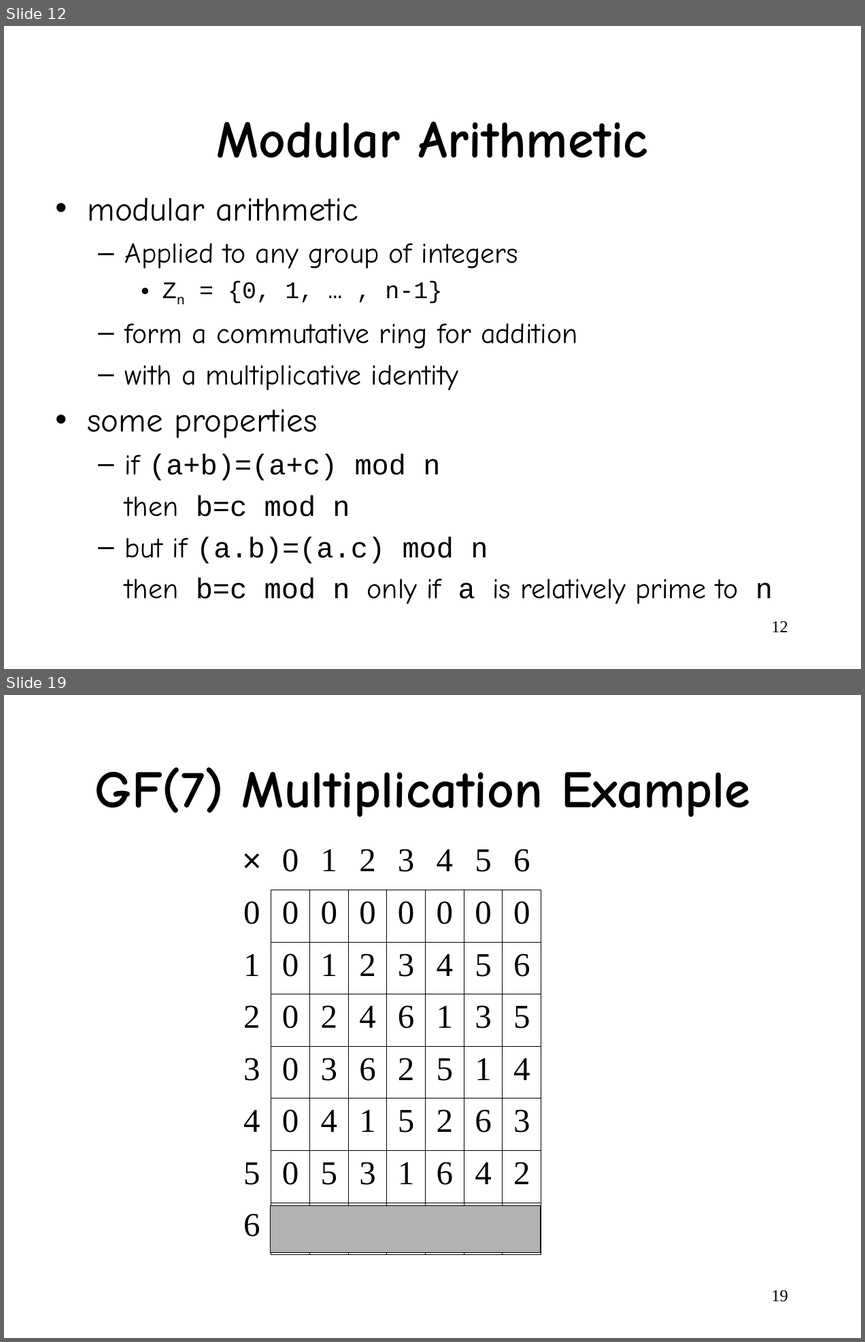
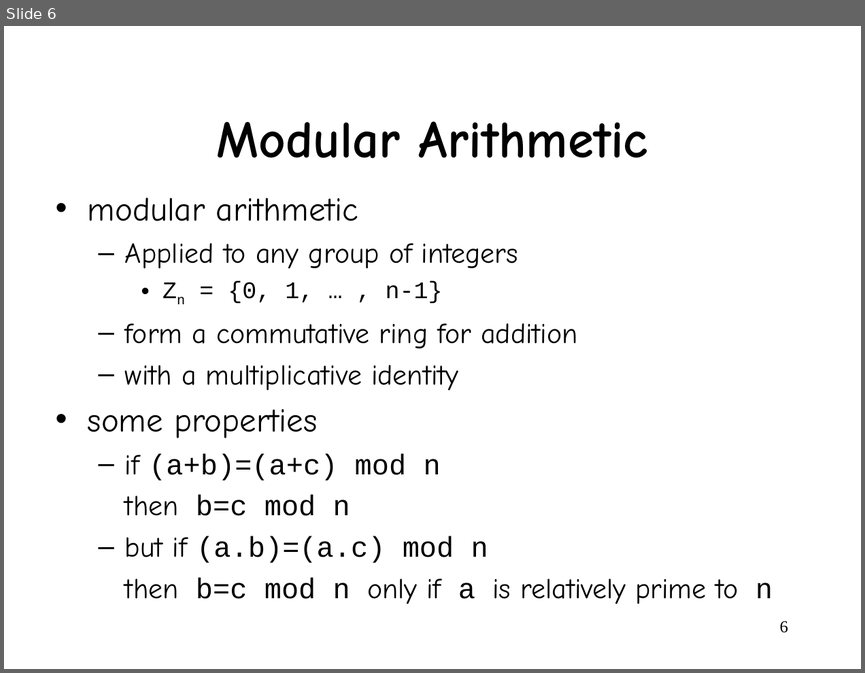
Before and after one commit to wangjin0818/Network_Security, a slide deck: week 04/Chapter 3.ppt. Shown one above the other, each under a label of ours: slides 12 and 19 before the commit, slide 6 after it; the slides between them are not shown. The pictures are 865x1342 and 865x673 pixels, drawn with LibreOffice and Linux fonts; fonts in the diff are those of the drawing. Boxes give left, top, right and bottom in pixels: in the first picture for what was removed or moved away, otherwise in the second. Text is boxed around its words. In the diff, an @@ line names an element or a change of style, - is before the commit and + after.

```diff
--- a/week 04/Chapter 3.ppt
+++ b/week 04/Chapter 3.ppt
@@ slide 19 removed at (4,695,861,1338), background #FFFFFF @@
@@ title removed at (95,767,750,817) @@
-GF(7) Multiplication Example
@@ table removed at (232,838,541,1255), 8 rows, 8 columns @@
-× | 0 | 1 | 2 | 3 | 4 | 5 | 6
-0 | 0 | 0 | 0 | 0 | 0 | 0 | 0
-1 | 0 | 1 | 2 | 3 | 4 | 5 | 6
-2 | 0 | 2 | 4 | 6 | 1 | 3 | 5
-3 | 0 | 3 | 6 | 2 | 5 | 1 | 4
-4 | 0 | 4 | 1 | 5 | 2 | 6 | 3
-5 | 0 | 5 | 3 | 1 | 6 | 4 | 2
-6 | 0 | 6 | 5 | 4 | 3 | 2 | 1
@@ rectangle removed at (271,1205,541,1252) @@
@@ page number removed at (771,1289,788,1302) @@
-19
@@ what was slide 12 is now slide 6 @@
@@ page number at (780,620,788,633): text changed @@
-12
+6
```
Also in this commit, not shown: 34 other slides removed, 1 other file.
